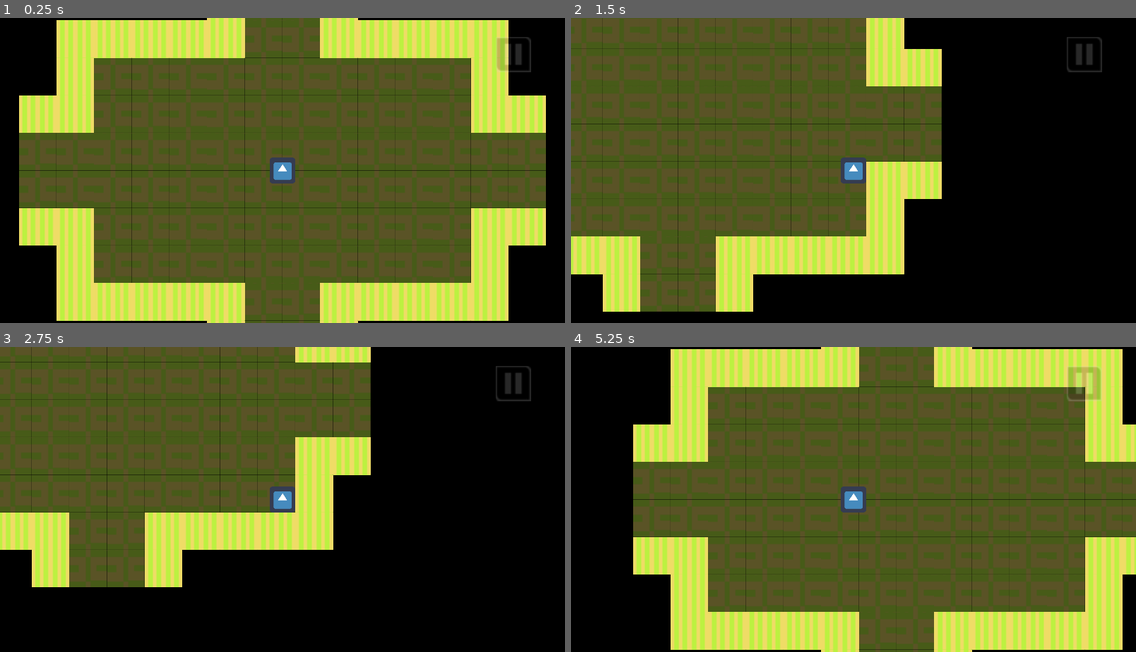
Above: before the commit, frames 1-4 (two rows, left to right).
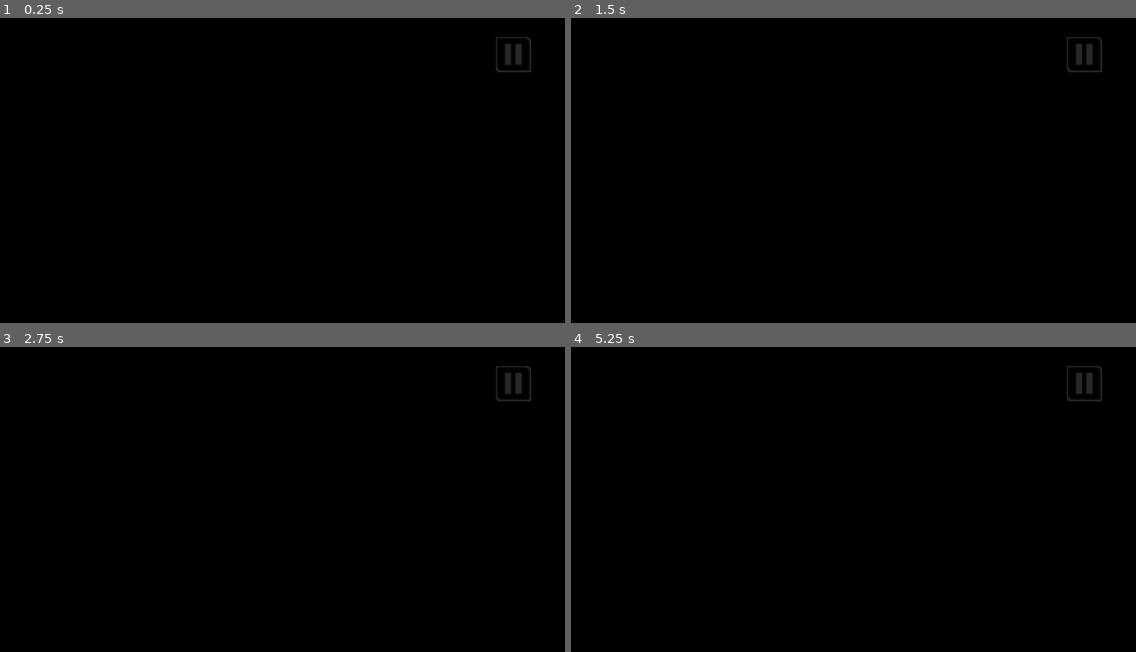
Above: after the commit, the same moments.

Repository: raimess11/BGDJam2022
Game: Godot game, scene res://Level/Level1/Level1.tscn
Same seed, same stepped clock (60 frames per second), same inputs: the game is played once before the commit and once after it. This scene is started directly instead of the project's main scene. The engine's default icon, where the game draws it, is replaced by a stand-in: a white triangle on a blue panel in a dark square.
Inputs (mouse positions are in pixels of both pictures, inside the frame that each line leads up to):
- Up to frame 1 (0.25 s): no input
- Up to frame 2 (1.5 s): tap Enter (ui_accept) at 0.5, 0.77 s; hold Right (ui_right) 0.53-1.28 s; hold Down (ui_down) from 1.28 s (still down)
- Up to frame 3 (2.75 s): tap Enter (ui_accept) at 1.52, 2 s; release Down (ui_down) at 2.03 s; hold Right (ui_right) from 2.03 s (still down)
- Up to frame 4 (5.25 s): release Right (ui_right) at 2.75 s; click (1085, 383) at 2.77 s; click (938, 499) at 3.52 s; tap Enter (ui_accept) at 4.25, 4.52 s; hold Up (ui_up) 4.28-5.03 s; hold Left (ui_left) from 5.03 s (still down)

The runs differ from the first frame. In frame 1, 86% of the frame differs, in the area x 3-97%, y 0-100%; in frame 2, 56%; in frame 3, 45%; in frame 4, 84%.
Error after the commit: Invalid set index 'visible' (on base: 'AudioStreamPlayer') with value of type 'bool'. (res://Level/Level1/Level1.gd:29)

Commit message:
Add Audio
test coba, godot gw error

Diff:
--- a/Level/Level1/Level1.tscn
+++ b/Level/Level1/Level1.tscn
@@ -9,6 +9,7 @@
 [ext_resource path="res://Player.tscn" type="PackedScene" id=7]
 [ext_resource path="res://Level/Level1/Level1.gd" type="Script" id=8]
 [ext_resource path="res://ui/main menu/pause.tscn" type="PackedScene" id=9]
+[ext_resource path="res://Sound/suaraLangkah.wav" type="AudioStream" id=10]
 
 [sub_resource type="RectangleShape2D" id=1]
 extents = Vector2( 32, 16 )
@@ -193,6 +194,11 @@
 color = Color( 0, 0, 0, 1 )
 
 [node name="Pause" parent="Player" instance=ExtResource( 9 )]
+
+[node name="AudioStreamPlayer" type="AudioStreamPlayer" parent="."]
+stream = ExtResource( 10 )
+
+[node name="Timer" type="Timer" parent="."]
 
 [connection signal="body_entered" from="Starter/Enter" to="." method="_on_Enter_body_entered"]
 [connection signal="body_entered" from="Starter/Enter2" to="." method="_on_Enter2_body_entered"]
--- a/Player.gd
+++ b/Player.gd
@@ -36,7 +36,11 @@
 	direction.y = Input.get_action_strength("ui_down") - Input.get_action_strength("ui_up")
 
 	velocity = direction.normalized() * SPEED * delta
-
+	if velocity.length() != 0:
+		if $Timer.time_left <= 0:
+			$AudioStreamPlayer.pitch_scale = rand_range(0.8,1.2)
+			$AudioStreamPlayer.play()
+			$Timer.strat(0.2)
 	velocity = move_and_slide(velocity,Vector2.UP)
 	#jika player tidak bergerak
 	if velocity != Vector2.ZERO:
--- /dev/null
+++ b/Sound/bgm.tscn
@@ -0,0 +1,7 @@
+[gd_scene load_steps=2 format=2]
+
+[ext_resource path="res://Sound/warehouse.wav" type="AudioStream" id=1]
+
+[node name="AudioStreamPlayer" type="AudioStreamPlayer"]
+stream = ExtResource( 1 )
+autoplay = true
--- /dev/null
+++ b/Sound/langkah.tscn
@@ -0,0 +1,6 @@
+[gd_scene load_steps=2 format=2]
+
+[ext_resource path="res://Sound/suaraLangkah.wav" type="AudioStream" id=1]
+
+[node name="AudioStreamPlayer" type="AudioStreamPlayer"]
+stream = ExtResource( 1 )
--- a/project.godot
+++ b/project.godot
@@ -13,6 +13,10 @@
 config/name="BGDJam2022"
 run/main_scene="res://ui/menu.tscn"
 config/icon="res://icon.png"
+
+[autoload]
+
+Bgm="*res://Sound/bgm.tscn"
 
 [display]
 
Not shown: 1 places in Level/Level1/Level1.tscn that only renumber resources
Not shown, added: Sound/suaraLangkah.wav.import
Not shown, added: Sound/warehouse.wav.import
Not shown, added: Sound/suaraLangkah.wav
Not shown, added: Sound/warehouse.wav
